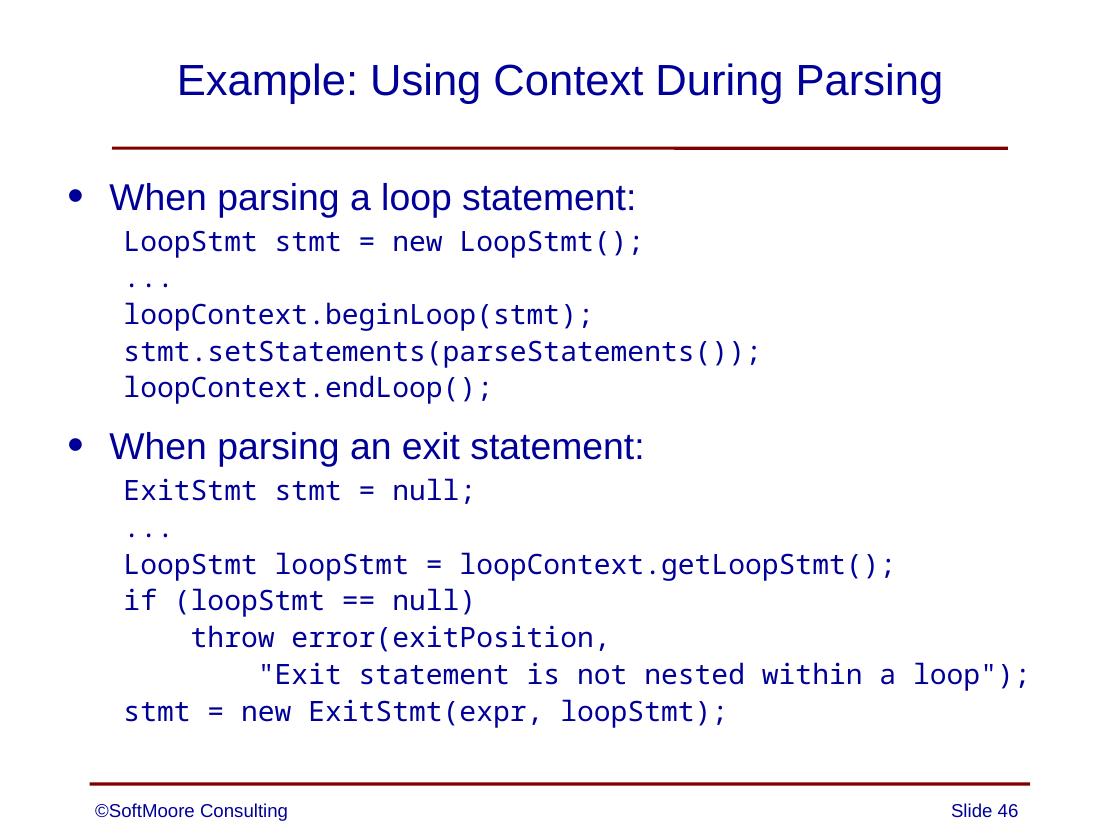
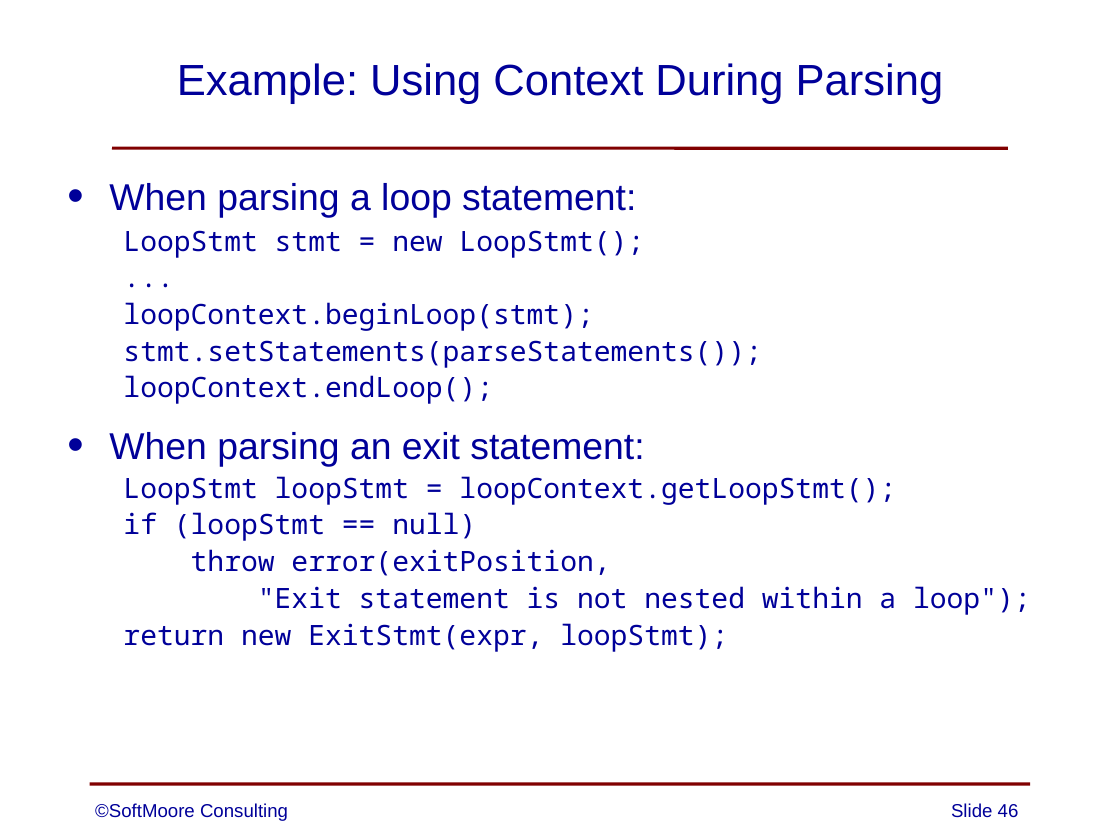
Before and after one commit to SoftMoore/CPRL, a slide deck: slide 46 of PowerPoint Slides/08 - Abstract Syntax Trees.pptx. Drawn at 1120x840 pixels with LibreOffice and Linux fonts; fonts in the diff are those of the drawing. Boxes give left, top, right and bottom in pixels: in the first picture for what was removed or moved away, otherwise in the second. Text is boxed around its words. In the diff, an @@ line names an element or a change of style, - is before the commit and + after.

```diff
--- a/PowerPoint Slides/08 - Abstract Syntax Trees.pptx
+++ b/PowerPoint Slides/08 - Abstract Syntax Trees.pptx
@@ text at bbox=[123, 478, 476, 504]: paragraphs removed @@
-  ExitStmt stmt = null;
-  ...
@@ text at bbox=[123, 623, 728, 652]: text changed @@
-  stmt = new ExitStmt(expr, loopStmt);
+  return new ExitStmt(expr, loopStmt);
```
Also in this commit, not shown: 1 other slide changed, 1 other file.
